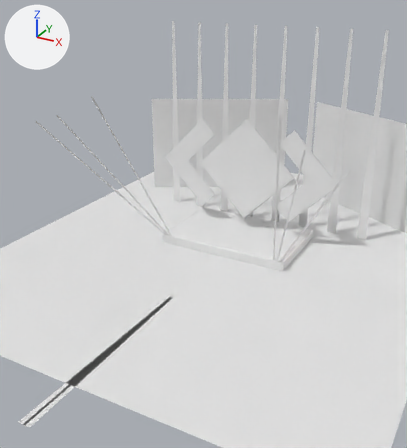
The Blender file src/models/scene.blend as it was, and as the next commit left it.
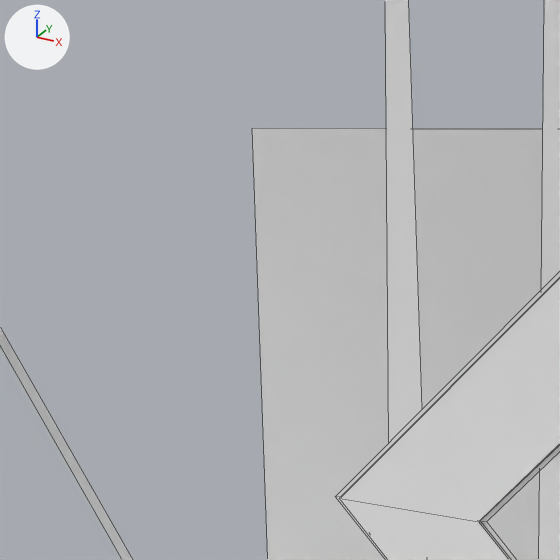
The first picture shows the older version from a camera (50 mm lens) standing at (14.59, -22.88, 16.28) and looking at (2.58, -1.05, 5.37). The close-ups show both versions on the part from 27% to 49% of the width and 18% to 37% of the height of that picture. Every picture has the same lights, and +X, +Y and +Z are marked at upper left. The close-ups show mesh edges as thin lines.

The older version as bpy lines, for what is in view:
```python
me_plane_016 = bpy.data.meshes.new('Plane.016')
me_plane_016.from_pydata([(-0.5, -0.5, 0.0), (0.5, -0.5, 0.0), (-0.5, 0.5, 0.0), (0.5, 0.5, 0.0)], [], [(0, 1, 3, 2)])
me_plane_019 = bpy.data.meshes.new('Plane.019')
me_plane_019.from_pydata(...)  # 12 vertices, 8 faces; spans x -0.513..0.513, y -0.513..0.513, z 0.0
me_plane_021 = bpy.data.meshes.new('Plane.021')
me_plane_021.from_pydata(...)  # 32 vertices, 8 faces; spans x -0.5..82.1, y -1.1..0.1, z 0.0
ob_left_side_back_light = bpy.data.objects.new('Left Side Back light', me_plane_019)
ob_left_side_back_light.location = (-3.179, 9.318, 4.674)
ob_left_side_back_light.rotation_euler = (1.571, 0.785, 0.0)  # degrees (90, 45, 0)
ob_left_side_back_light.scale = (-4.21, -4.21, 0.842)
ob_light_1_001 = bpy.data.objects.new('Light 1.001', me_plane_021)
ob_light_1_001.location = (-7.491, 12.52, 12.304)
ob_light_1_001.rotation_euler = (1.571, 0.0, 0.0)  # degrees (90, 0, 0)
ob_light_1_001.scale = (0.184, 11.1, 1.0)
ob_sound_left = bpy.data.objects.new('Sound Left', me_plane_016)
ob_sound_left.location = (-5.928, 17.118, 3.619)
ob_sound_left.rotation_euler = (1.571, 0.0, 0.495)  # degrees (90, 0, 28)
ob_sound_left.scale = (10.8, 7.57, 7.57)
# also in view: 'Light 2.001' at (-4.53, 3.44, 5.45); 'Left Side' at (-4.22, 9.28, 4.67)
```
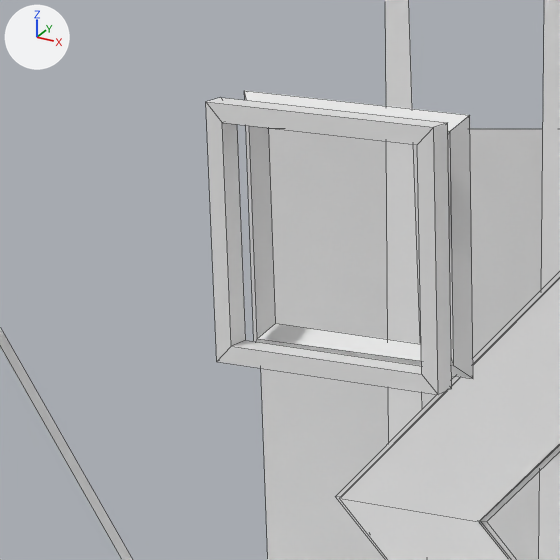
Where the change shows, as pixel boxes [x1, y1, x2, y2] in the close-ups (560 x 560 px):
'Shape 1', added
    after: [206, 98, 452, 395]
'Shape 2', added
    after: [244, 91, 473, 379]

What changed in the scene script:
```text
Add me_plane_022:
    me_plane_022.from_pydata([(-0.9, 0.0, -0.9), (-0.9, 0.0, 0.9), (-1.0, -0.1, -1.0), (-0.9, -0.2, -0.9), (1.0, -0.1, -1.0), (-0.9, -0.2, 0.9), (-1.0, -0.1, 1.0), (1.0, -0.1, 1.0), (-0.79, -0.1, -0.79), (0.89, 0.0, -0.89), (-0.79, -0.1, 0.79), (0.79, -0.1, 0.79), (0.89, 0.0, 0.89), (0.89, -0.2, -0.89), (0.79, -0.1, -0.79), (0.89, -0.2, 0.89)], [], [(1, 0, 2, 6), (0, 9, 4, 2), (9, 12, 7, 4), (12, 1, 6, 7), (6, 2, 3, 5), (2, 4, 13, 3), (4, 7, 15, 13), (7, 6, 5, 15), (10, 8, 0, 1), (8, 14, 9, 0), (14, 11, 12, 9), (11, 10, 1, 12), (5, 3, 8, 10), (3, 13, 14, 8), (13, 15, 11, 14), (15, 5, 10, 11)])
Add me_plane_009:
    me_plane_009.from_pydata([(-1.0, 0.0, -1.0), (1.0, 0.0, -1.0), (-1.0, 0.0, 1.0), (1.0, 0.0, 1.0), (-1.0, -0.2, -1.0), (1.0, -0.2, -1.0), (-1.0, -0.2, 1.0), (1.0, -0.2, 1.0), (-0.86, 0.0, -0.86), (0.86, 0.0, -0.86), (-0.86, 0.0, 0.86), (0.86, 0.0, 0.86), (-0.86, -0.2, -0.86), (0.86, -0.2, -0.86), (-0.86, -0.2, 0.86), (0.86, -0.2, 0.86)], [], [(0, 1, 5, 4), (1, 3, 7, 5), (2, 0, 4, 6), (3, 2, 6, 7), (8, 12, 13, 9), (9, 13, 15, 11), (10, 14, 12, 8), (11, 15, 14, 10), (0, 2, 10, 8), (1, 0, 8, 9), (3, 1, 9, 11), (2, 3, 11, 10), (6, 4, 12, 14), (4, 5, 13, 12), (5, 7, 15, 13), (7, 6, 14, 15)])
Add ob_shape_2:
    ob_shape_2 = bpy.data.objects.new('Shape 2', me_plane_022)
    ob_shape_2.location = (0.0, 0.21, 10.112)
Add ob_shape_1:
    ob_shape_1 = bpy.data.objects.new('Shape 1', me_plane_009)
    ob_shape_1.location = (0.0, -0.21, 10.112)
```
